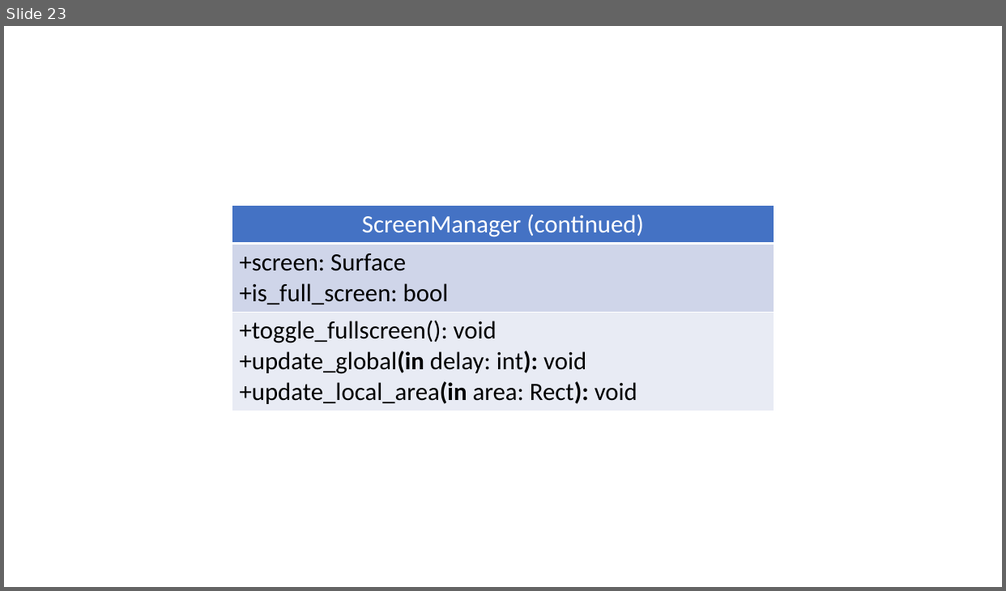
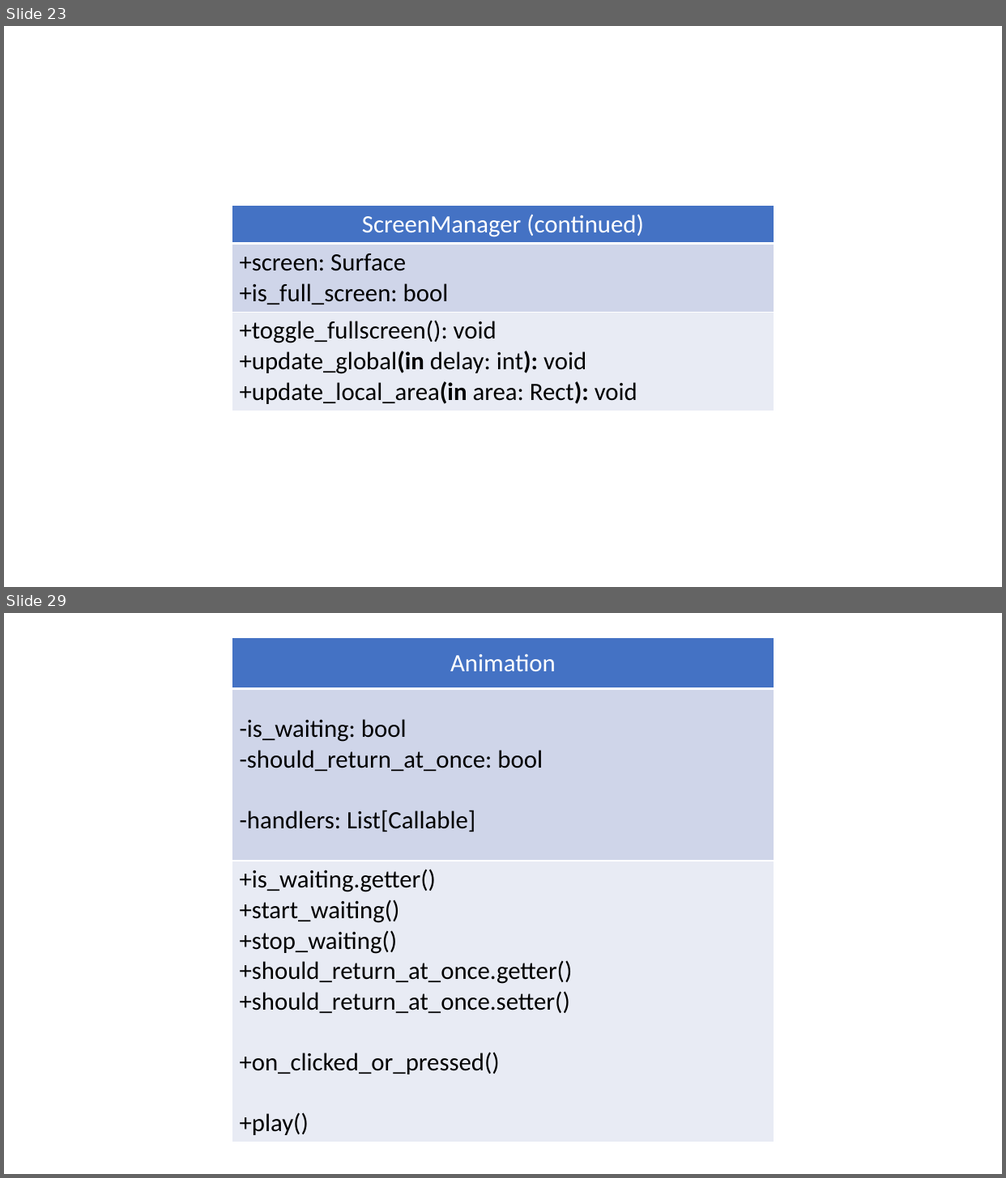
Before and after one commit to wertolf/vocabulary-builder, a slide deck: documentation/diagrams.pptx. Shown one above the other, each under a label of ours: slide 23 before the commit, slides 23 and 29 after it; the slides between them are not shown. The pictures are 1006x591 and 1006x1178 pixels, drawn with LibreOffice and Linux fonts; fonts in the diff are those of the drawing. Boxes give left, top, right and bottom in pixels: in the first picture for what was removed or moved away, otherwise in the second. Text is boxed around its words. In the diff, an @@ line names an element or a change of style, - is before the commit and + after.

```diff
--- a/documentation/diagrams.pptx
+++ b/documentation/diagrams.pptx
@@ slide 29 added at box(4, 613, 1002, 1174), background #FFFFFF @@
@@ table added at box(232, 637, 774, 1139), 3 rows, 1 columns @@
+Animation
+-is_waiting: bool / -should_return_at_once: bool / -handlers: List[Callable]
++is_waiting.getter() / +start_waiting() / +stop_waiting() / +should_return_at_once.getter() / +should_return_at_once.setter() / +on_clicked_or_pressed() / +play()
```
Also in this commit, not shown: 5 other slides added, 26 other files.
